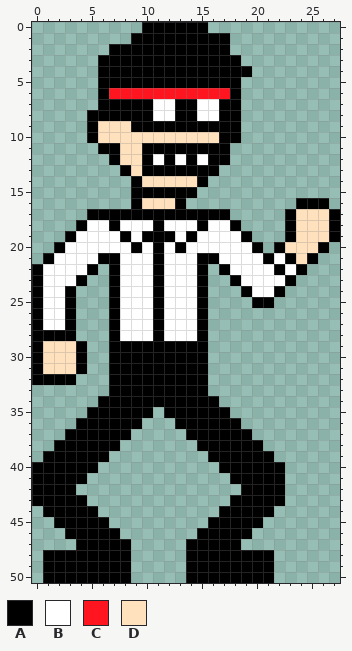
Pixel-art sprite, stored at Assets/Characters/Homura/Jump/homura_jump_1.png. Above, as it was before the edit.
The file is 28x51 pixels. Pixels under 10% opacity are left out.
Palette (. is transparent): A #000000  B #ffffff  C #ff151f  D #ffe1bd
And afterwards:
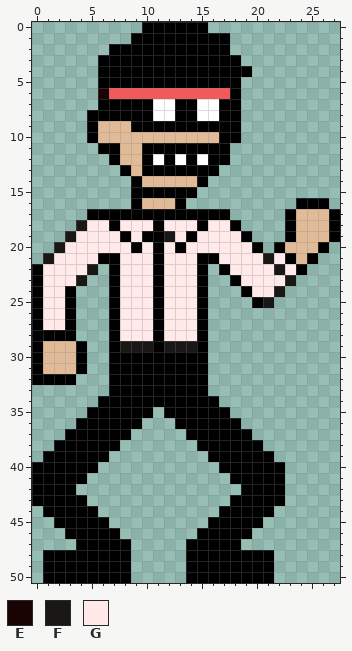
Colours new in this view: E #190303  F #1a1717  G #ffe9e9
The exact change:
@@ palette @@
-C #ff151f
+C #f35959
-D #ffe1bd
+D #e1bb98
@@ x 4..8 @@
  5 ..AAA
- 6 ..ACC
+ 6 ..ECC
  7 ..AAA
@@ x 0..27 @@
 17 .....AAAAAAAAAAAAA.....ADDDA
-18 ....ABBABBBABBBABBA....ADDDA
-19 ...ABBBBABAAABABBBBA...ADDDA
-20 ..ABBBBBBABABABBBBBBA.ADDDA.
-21 .ABBBBAABBBABBBAABBBBABADA..
-22 ABBBBA.ABBBABBBA.ABBBBABA...
-23 ABBBA..ABBBABBBA..ABBBBA....
-24 ABBA...ABBBABBBA...ABBA.....
-25 ABBA...ABBBABBBA....AA......
-26 ABBA...ABBBABBBA............
-27 ABBA...ABBBABBBA............
-28 AAAA...ABBBABBBA............
-29 ADDDA..AAAAAAAAA............
+18 ....FGGAGGGAGGGAGGA....ADDDA
+19 ...FGGGGAGAAFGAGGGGA...ADDDA
+20 ..FGGGGGGAGAGAGGGGGGA.ADDDA.
+21 .FGGGGAAGGGAGGGAAGGGGFGADA..
+22 AGGGGF.AGGGAGGGA.AGGGGFGA...
+23 AGGGF..AGGGAGGGA..AGGGGF....
+24 AGGA...AGGGAGGGA...AGGF.....
+25 AGGA...AGGGAGGGA....AF......
+26 AGGA...AGGGAGGGA............
+27 AGGA...AGGGAGGGA............
+28 AAAA...AGGGAGGGA............
+29 ADDDA..AFFFAFFFA............
 30 ADDDA..AAAAAAAAA............
